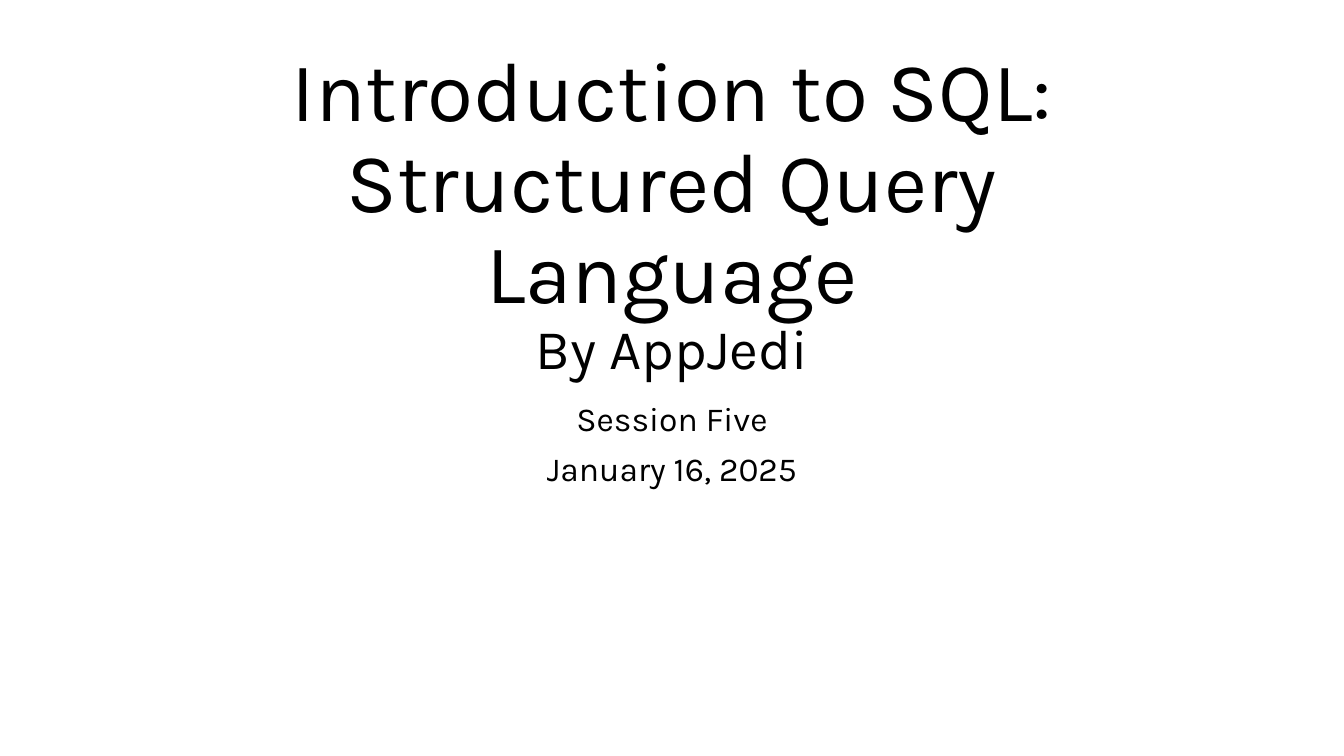
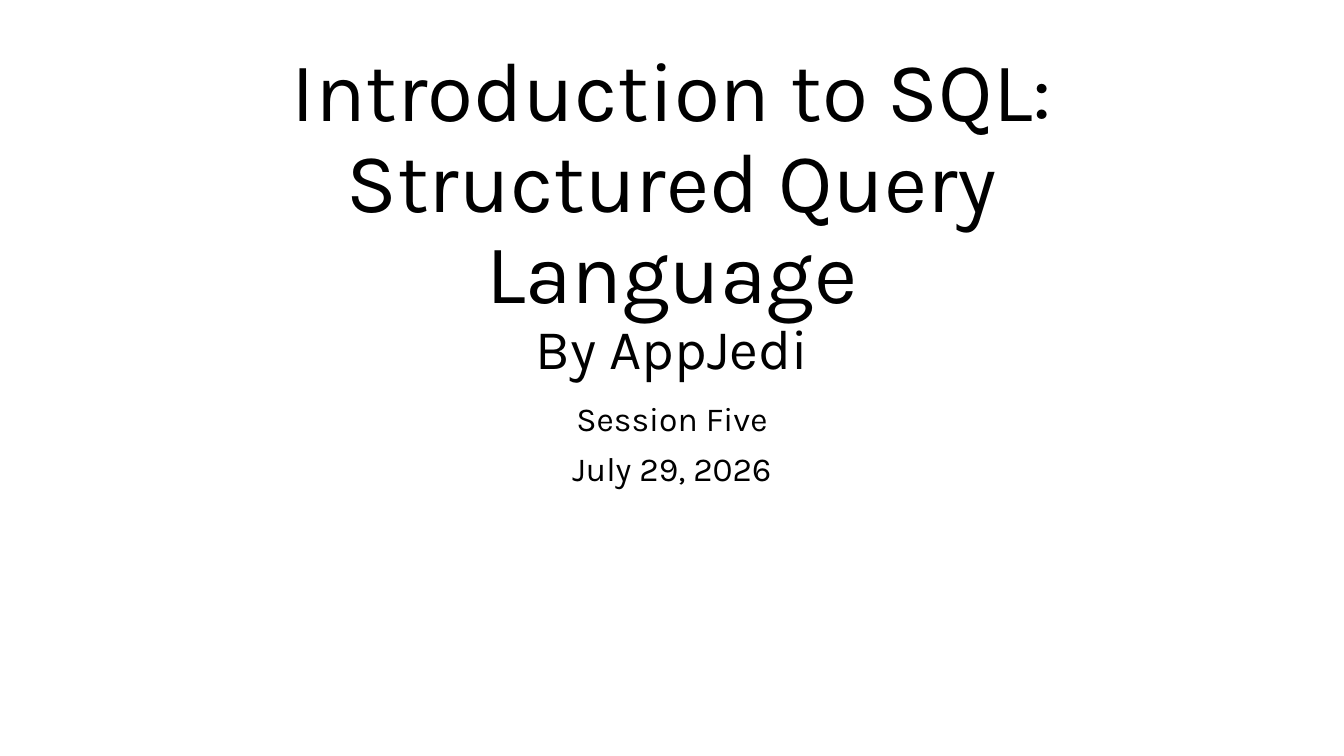
Before and after one commit to appjedi/youtube, a slide deck: slide 1 of SQL/Intro To SQL Day 5.pptx. Drawn at 1344x756 pixels with LibreOffice and Linux fonts; fonts in the diff are those of the drawing. Boxes give left, top, right and bottom in pixels: in the first picture for what was removed or moved away, otherwise in the second. Text is boxed around its words. In the diff, an @@ line names an element or a change of style, - is before the commit and + after.

```diff
--- a/SQL/Intro To SQL Day 5.pptx
+++ b/SQL/Intro To SQL Day 5.pptx
@@ subtitle at (572, 458, 771, 490): text changed @@
-January 16, 2025
+July 29, 2026
```
Also in this commit, not shown: 10 other files.
